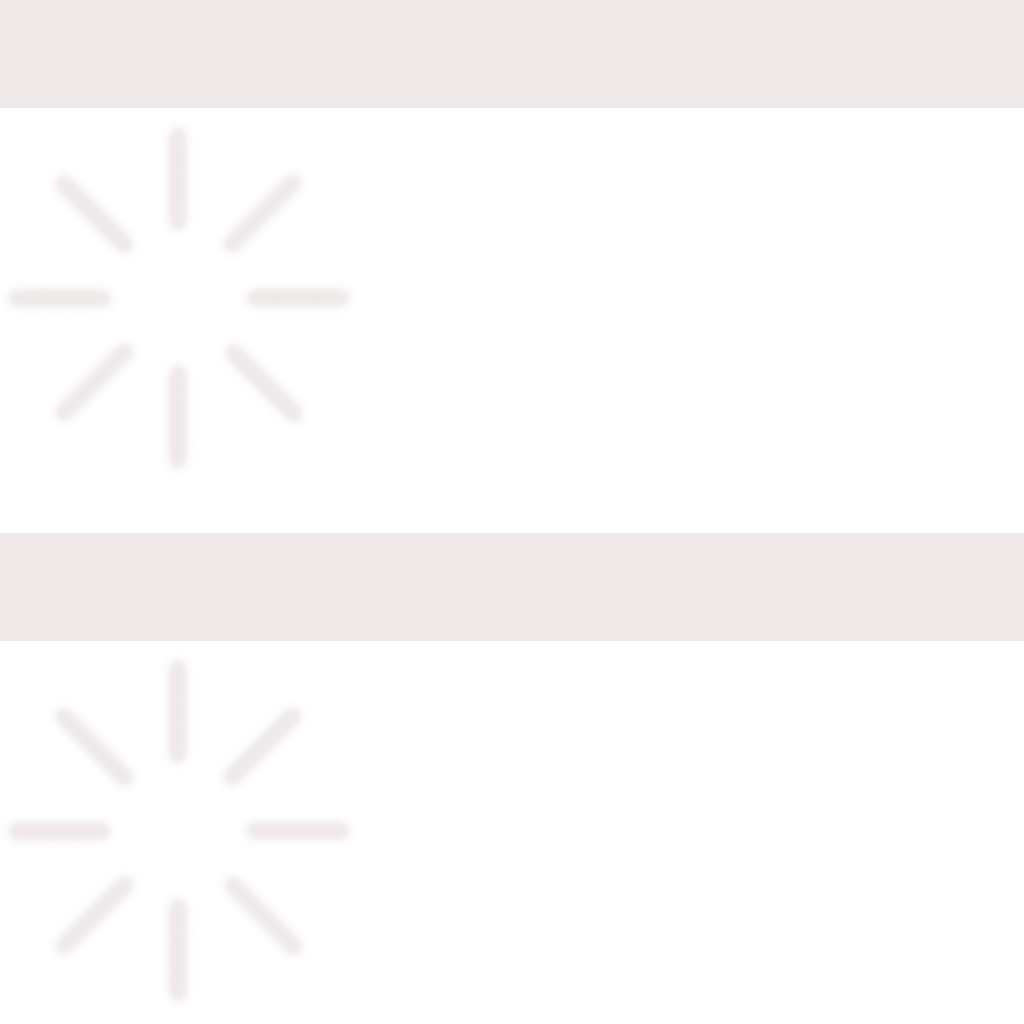
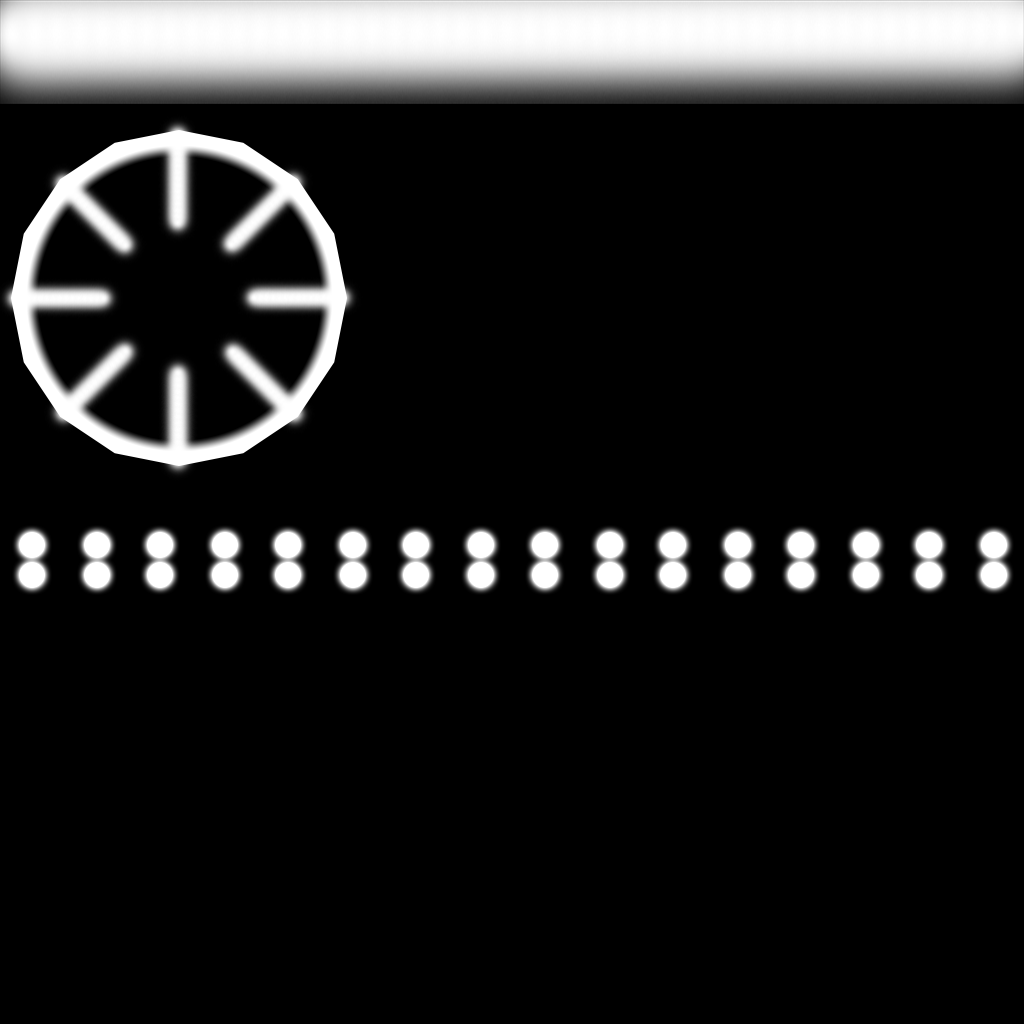
Layers edited between the first and the second 1024x1024 image:
showed group "Emissive" (37 layers) over [0, 0, 1024, 1024]
added group "glass" with 2 layers in group "Emissive" over [0, 0, 1024, 481]
moved "Polygon 1" into group "glass" over [0, 114, 363, 481]
moved "sideglow" into group "glass" over [0, 0, 1024, 104]
added group "light" with 32 layers in group "Emissive" over [20, 533, 1006, 587]
added layer "side copy 31" in group "light" over [982, 563, 1006, 587]
added layer "side copy 30" in group "light" over [917, 563, 941, 587]
added layer "side copy 29" in group "light" over [854, 563, 878, 587]
added layer "side copy 28" in group "light" over [789, 563, 813, 587]
added layer "side copy 27" in group "light" over [726, 563, 750, 587]
added layer "side copy 26" in group "light" over [661, 563, 685, 587]
added layer "side copy 25" in group "light" over [598, 563, 622, 587]
added layer "side copy 24" in group "light" over [533, 563, 557, 587]
added layer "side copy 23" in group "light" over [469, 563, 493, 587]
added layer "side copy 22" in group "light" over [404, 563, 428, 587]
added layer "side copy 21" in group "light" over [341, 563, 365, 587]
added layer "side copy 20" in group "light" over [276, 563, 300, 587]
added layer "side copy 19" in group "light" over [213, 563, 237, 587]
added layer "side copy 18" in group "light" over [148, 563, 172, 587]
added layer "side copy 17" in group "light" over [85, 563, 109, 587]
added layer "side copy 16" in group "light" over [20, 563, 44, 587]
added layer "side copy 15" in group "light" over [982, 533, 1006, 557]
added layer "side copy 14" in group "light" over [917, 533, 941, 557]
hid group "opacityMap" (6 layers) over [0, 0, 1024, 1024]
…and 14 more changes (14 added)
